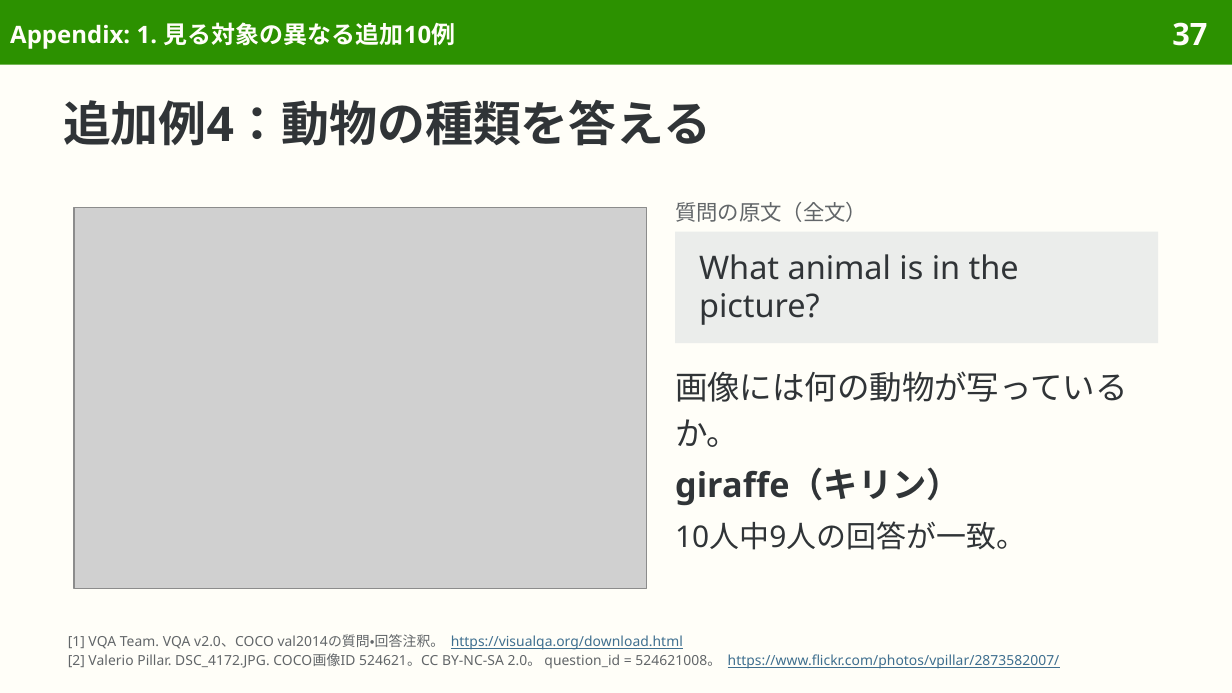
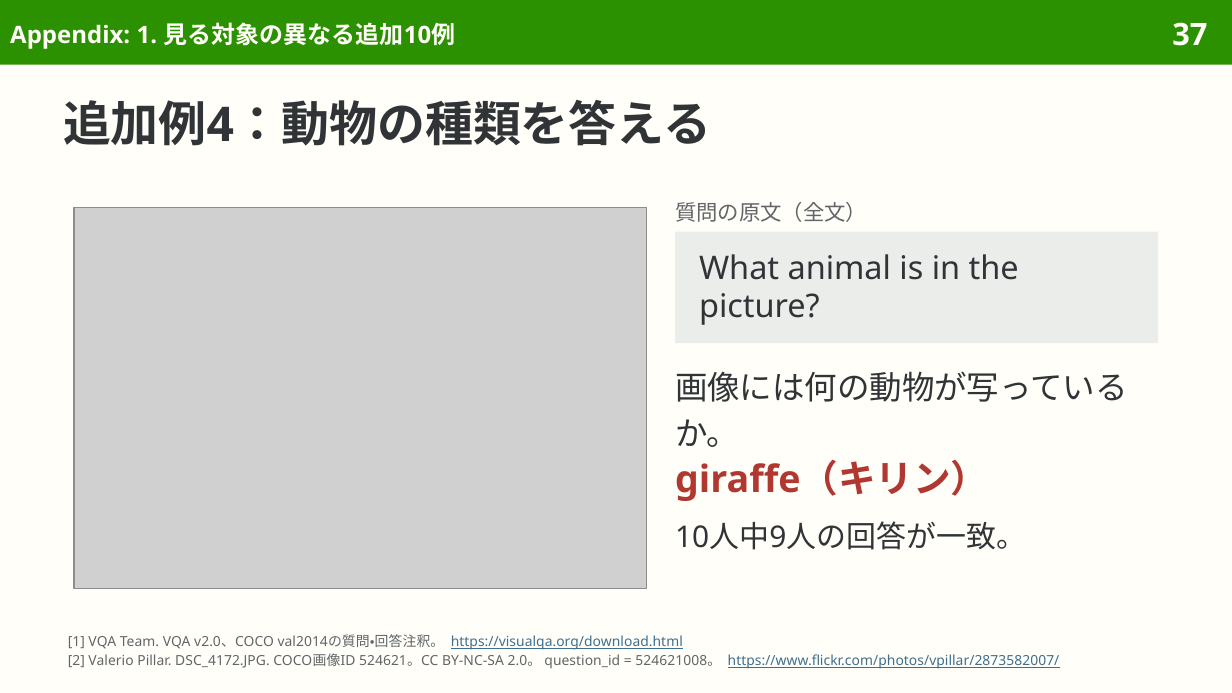
Before and after one commit to sasakiy84/datasets-in-10-minutes, a slide deck: slide 37 of slides/datasets-in-10-minutes-vqa-v2.pptx. Drawn at 1232x693 pixels with LibreOffice and Linux fonts; fonts in the diff are those of the drawing; grey boxes stand for pictures. Boxes give left, top, right and bottom in pixels: in the first picture for what was removed or moved away, otherwise in the second. Text is boxed around its words. In the diff, an @@ line names an element or a change of style, - is before the commit and + after.

```diff
--- a/slides/datasets-in-10-minutes-vqa-v2.pptx
+++ b/slides/datasets-in-10-minutes-vqa-v2.pptx
@@ text "giraffe（キリン）" at box(675, 459, 988, 501): size 20 to 22 pt, text colour #303437 to #B13731; line spacing 1.19 to 26.4pt @@
```
Also in this commit, not shown: 14 other slides changed, 8 other files.
